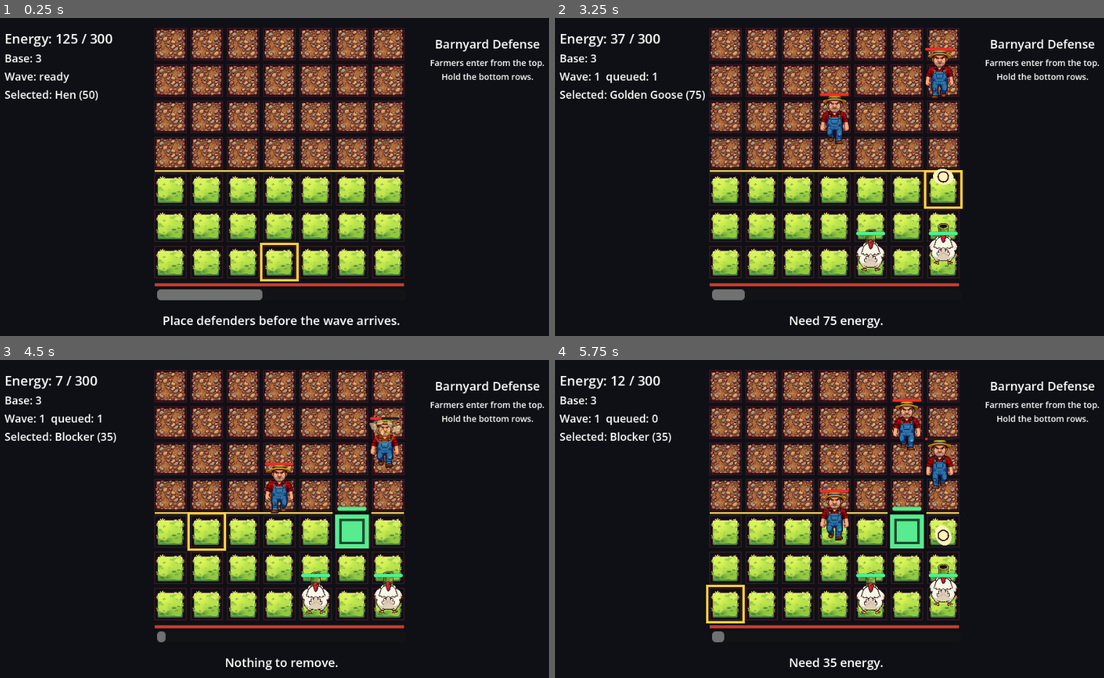
Above: before the commit, frames 1-4 (two rows, left to right).
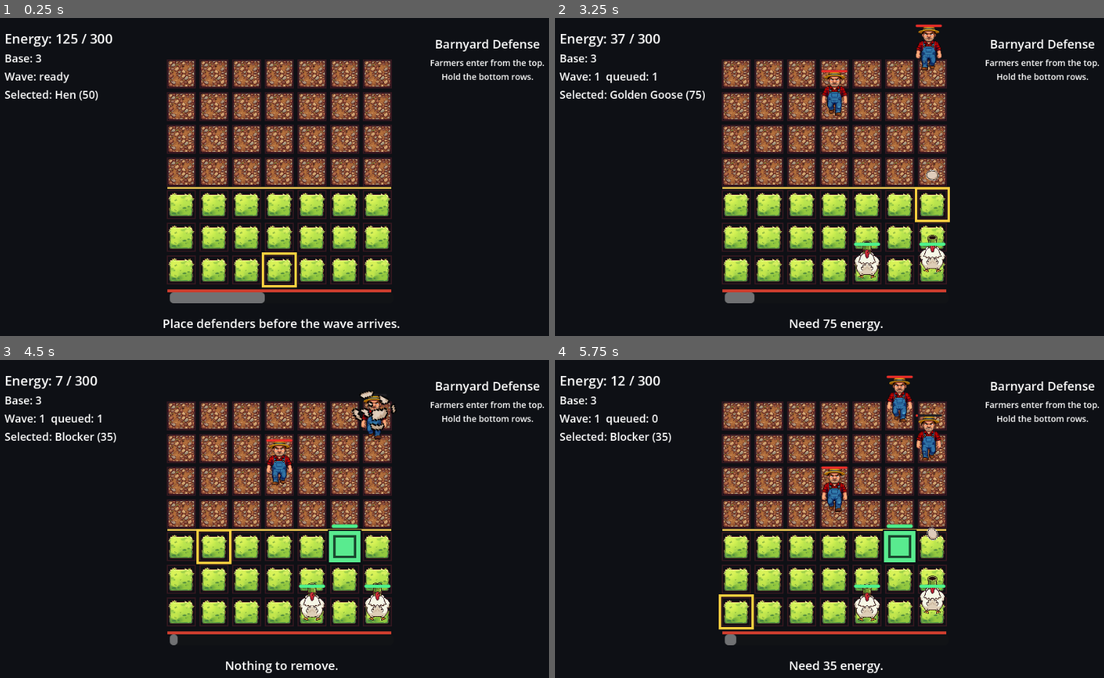
Above: after the commit, the same moments.

Repository: SummerEngine/template-2d-plants-and-zombies-tower-defense
Game: Godot game, scene res://main.tscn
Same seed, same stepped clock (60 frames per second), same inputs: the game is played once before the commit and once after it.
Inputs:
- Up to frame 1 (0.25 s): no input
- Up to frame 2 (3.25 s): tap Enter at 0.5 s; hold Right (move_right) 0.53-1.28 s; tap Space (primary) at 0.6, 1.55, 2.1, 3.05 s; hold Down (move_down) 1.28-2.03 s; tap Backspace (modifier) at 1.35 s; hold Right (move_right) 2.03-2.78 s; hold Up (move_up) from 2.78 s (still down); tap E (secondary) at 2.85 s
- Up to frame 3 (4.5 s): release Up (move_up) at 3.53 s; hold Left (move_left) from 3.53 s (still down); tap Tab at 3.6 s; tap Space (primary) at 3.8 s; tap Shift at 4.35 s
- Up to frame 4 (5.75 s): tap Space (primary) at 4.55, 5.1 s; release Left (move_left) at 5.03 s; hold Down (move_down) from 5.03 s (still down)

The runs differ from the first frame. In frame 1, 32% of the frame differs, in the area x 28-74%, y 3-98%; in frame 2, 32%; in frame 3, 32%; in frame 4, 32%.

Commit message:
Polish egg impact animation and grid layout

Diff:
--- /dev/null
+++ b/assets/summer/a6ed92e2-6167-49fc-b8bf-3b2446486ab3/2026-06-30/asset.summer.json
@@ -0,0 +1,64 @@
+{
+	"assetId": "a6ed92e2-6167-49fc-b8bf-3b2446486ab3",
+	"metadata": {
+		"downloadUrl": "https://res.cloudinary.com/dol86wsz1/image/upload/v1782830054/summer_animations/spritesheet-256-b1616d7f-c6f0-4fc3-83ba-4395cfb079fa.png",
+		"fileName": "spritesheet-256-b1616d7f-c6f0-4fc3-83ba-4395cfb079fa.png",
+		"filename": "spritesheet-256-b1616d7f-c6f0-4fc3-83ba-4395cfb079fa.png",
+		"id": "a6ed92e2-6167-49fc-b8bf-3b2446486ab3",
+		"metadata": {
+			"animationType": "custom",
+			"entrypoint": "api/art/animate",
+			"fps": 12.0,
+			"frameCount": 8.0,
+			"frameHeight": 217.0,
+			"frameWidth": 256.0,
+			"generatedAt": "2026-06-30T14:34:28.317Z",
+			"individualFrames": [
+				"https://res.cloudinary.com/dol86wsz1/image/upload/v1782830056/summer_animations/frames/frame-0-256-b1616d7f-c6f0-4fc3-83ba-4395cfb079fa.png",
+				"https://res.cloudinary.com/dol86wsz1/image/upload/v1782830057/summer_animations/frames/frame-1-256-b1616d7f-c6f0-4fc3-83ba-4395cfb079fa.png",
+				"https://res.cloudinary.com/dol86wsz1/image/upload/v1782830058/summer_animations/frames/frame-2-256-b1616d7f-c6f0-4fc3-83ba-4395cfb079fa.png",
+				"https://res.cloudinary.com/dol86wsz1/image/upload/v1782830058/summer_animations/frames/frame-3-256-b1616d7f-c6f0-4fc3-83ba-4395cfb079fa.png",
+				"https://res.cloudinary.com/dol86wsz1/image/upload/v1782830059/summer_animations/frames/frame-4-256-b1616d7f-c6f0-4fc3-83ba-4395cfb079fa.png",
+				"https://res.cloudinary.com/dol86wsz1/image/upload/v1782830060/summer_animations/frames/frame-5-256-b1616d7f-c6f0-4fc3-83ba-4395cfb079fa.png",
+				"https://res.cloudinary.com/dol86wsz1/image/upload/v1782830061/summer_animations/frames/frame-6-256-b1616d7f-c6f0-4fc3-83ba-4395cfb079fa.png",
+				"https://res.cloudinary.com/dol86wsz1/image/upload/v1782830061/summer_animations/frames/frame-7-256-b1616d7f-c6f0-4fc3-83ba-4395cfb079fa.png"
+			],
+			"jobId": "b1616d7f-c6f0-4fc3-83ba-4395cfb079fa",
+			"loop": true,
+			"originalFrameHeight": 336.0,
+			"originalFrameWidth": 396.0,
+			"originalFrames": [
+				"https://res.cloudinary.com/dol86wsz1/image/upload/v1782830062/summer_animations/frames-original/frame-0-396x336-b1616d7f-c6f0-4fc3-83ba-4395cfb079fa.png",
+				"https://res.cloudinary.com/dol86wsz1/image/upload/v1782830063/summer_animations/frames-original/frame-1-396x336-b1616d7f-c6f0-4fc3-83ba-4395cfb079fa.png",
+				"https://res.cloudinary.com/dol86wsz1/image/upload/v1782830064/summer_animations/frames-original/frame-2-396x336-b1616d7f-c6f0-4fc3-83ba-4395cfb079fa.png",
+				"https://res.cloudinary.com/dol86wsz1/image/upload/v1782830065/summer_animations/frames-original/frame-3-396x336-b1616d7f-c6f0-4fc3-83ba-4395cfb079fa.png",
+				"https://res.cloudinary.com/dol86wsz1/image/upload/v1782830065/summer_animations/frames-original/frame-4-396x336-b1616d7f-c6f0-4fc3-83ba-4395cfb079fa.png",
+				"https://res.cloudinary.com/dol86wsz1/image/upload/v1782830066/summer_animations/frames-original/frame-5-396x336-b1616d7f-c6f0-4fc3-83ba-4395cfb079fa.png",
+				"https://res.cloudinary.com/dol86wsz1/image/upload/v1782830067/summer_animations/frames-original/frame-6-396x336-b1616d7f-c6f0-4fc3-83ba-4395cfb079fa.png",
+				"https://res.cloudinary.com/dol86wsz1/image/upload/v1782830067/summer_animations/frames-original/frame-7-396x336-b1616d7f-c6f0-4fc3-83ba-4395cfb079fa.png"
+			],
+			"originalSpriteSheetUrl": "https://res.cloudinary.com/dol86wsz1/image/upload/v1782830055/summer_animations/spritesheet-396x336-b1616d7f-c6f0-4fc3-83ba-4395cfb079fa.png",
+			"rawGridUrl": "https://res.cloudinary.com/dol86wsz1/image/upload/v1782830028/summer_animations/raw/raw-grid-b1616d7f-c6f0-4fc3-83ba-4395cfb079fa.png",
+			"seed": 236207996.0,
+			"spriteSheetUrl": "https://res.cloudinary.com/dol86wsz1/image/upload/v1782830054/summer_animations/spritesheet-256-b1616d7f-c6f0-4fc3-83ba-4395cfb079fa.png",
+			"surface": "studio",
+			"type": "animation",
+			"version": "v6-spritesheet"
+		},
+		"name": "Custom Animation Game Asset",
+		"previewUrl": "https://res.cloudinary.com/dol86wsz1/image/upload/v1782830056/summer_animations/frames/frame-0-256-b1616d7f-c6f0-4fc3-83ba-4395cfb079fa.png",
+		"primary": true,
+		"thumbnailUrl": "https://res.cloudinary.com/dol86wsz1/image/upload/v1782830056/summer_animations/frames/frame-0-256-b1616d7f-c6f0-4fc3-83ba-4395cfb079fa.png",
+		"title": "Custom Animation Game Asset",
+		"type": "animation",
+		"url": "https://res.cloudinary.com/dol86wsz1/image/upload/v1782830054/summer_animations/spritesheet-256-b1616d7f-c6f0-4fc3-83ba-4395cfb079fa.png",
+		"version": "2026-06-30"
+	},
+	"name": "Custom Animation Game Asset",
+	"paths": [
+		"res://assets/summer/a6ed92e2-6167-49fc-b8bf-3b2446486ab3/2026-06-30/spritesheet-256-b1616d7f-c6f0-4fc3-83ba-4395cfb079fa.png"
+	],
+	"primaryPath": "res://assets/summer/a6ed92e2-6167-49fc-b8bf-3b2446486ab3/2026-06-30/spritesheet-256-b1616d7f-c6f0-4fc3-83ba-4395cfb079fa.png",
+	"source": "summer-studio",
+	"version": "2026-06-30"
+}
--- a/scripts/defense/chicken_defender.gd
+++ b/scripts/defense/chicken_defender.gd
@@ -1,9 +1,13 @@
 extends "res://scripts/defense/defender_base.gd"
 
 const CHICKEN_TEXTURE: Texture2D = preload("res://assets/art/chicken_rear_bazooka_defender.png")
+const EGG_ANIMATION_SHEET: Texture2D = preload("res://assets/summer/a6ed92e2-6167-49fc-b8bf-3b2446486ab3/2026-06-30/spritesheet-256-b1616d7f-c6f0-4fc3-83ba-4395cfb079fa.png")
 const EggShellBurstScript := preload("res://scripts/defense/egg_shell_burst_effect.gd")
 const PopEffectScript := preload("res://scripts/defense/pop_effect.gd")
 const EGG_THROW_DURATION := 0.38
+const EGG_PROJECTILE_SOURCE_REGION := Rect2(Vector2(67.0, 32.0), Vector2(122.0, 152.0))
+const EGG_PROJECTILE_WIDTH_RATIO := 2.0 / 5.0
+const EGG_CLOCKWISE_SPIN_RADIANS_PER_SECOND := 18.0
 const IDLE_BOUNCES_PER_SECOND := 0.65
 const IDLE_BOB_PIXELS := 0.65
 const IDLE_SQUASH_AMOUNT := 0.01
@@ -24,6 +28,7 @@
 var _pending_impact_position: Vector2 = Vector2.ZERO
 var _pending_impact_target: Node = null
 var _pending_impact_damage: int = 0
+var _last_projectile_angle: float = 0.0
 
 
 func _ready() -> void:
@@ -37,6 +42,8 @@
 
 func _process(delta: float) -> void:
 	_idle_time += delta
+	if _throw_time_left > 0.0:
+		_last_projectile_angle = _get_egg_projectile_angle()
 	_throw_time_left = maxf(0.0, _throw_time_left - delta)
 	_hit_time_left = maxf(0.0, _hit_time_left - delta)
 	_tick_pending_impact(delta)
@@ -58,6 +65,7 @@
 	_attack_timer = attack_interval
 	_throw_time_left = EGG_THROW_DURATION
 	_impact_time_left = EGG_THROW_DURATION
+	_last_projectile_angle = _get_egg_projectile_angle()
 	_pending_shell_burst = true
 	_pending_impact_position = target_position
 	_pending_impact_target = target
@@ -105,12 +113,32 @@
 	var ratio: float = 1.0 - clampf(_throw_time_left / EGG_THROW_DURATION, 0.0, 1.0)
 	var eased_ratio: float = 0.5 - cos(ratio * PI) * 0.5
 	var egg_position: Vector2 = _egg_start.lerp(_egg_end, eased_ratio)
-	var egg_angle: float = _idle_time * 18.0
+	var egg_angle: float = _last_projectile_angle
+	var egg_draw_size := _get_egg_projectile_draw_size()
 
 	draw_set_transform(egg_position, egg_angle, Vector2.ONE)
-	draw_ellipse(Vector2.ZERO, 12.0, 16.0, Color(1.0, 0.95, 0.74, 1.0), true)
-	draw_arc(Vector2.ZERO, 8.0, 0.0, TAU, 16, Color(0.22, 0.12, 0.08, 1.0), 2.0)
+	draw_texture_rect_region(
+		EGG_ANIMATION_SHEET,
+		Rect2(-egg_draw_size * 0.5, egg_draw_size),
+		EGG_PROJECTILE_SOURCE_REGION
+	)
 	draw_set_transform(Vector2.ZERO, 0.0, Vector2.ONE)
+
+
+func _get_egg_projectile_draw_size() -> Vector2:
+	var projectile_width := CHICKEN_DRAW_BASE_SIZE.x * EGG_PROJECTILE_WIDTH_RATIO
+	return Vector2(
+		projectile_width,
+		projectile_width * EGG_PROJECTILE_SOURCE_REGION.size.y / EGG_PROJECTILE_SOURCE_REGION.size.x
+	)
+
+
+func _get_egg_projectile_angle() -> float:
+	return _idle_time * EGG_CLOCKWISE_SPIN_RADIANS_PER_SECOND
+
+
+func _get_last_projectile_angle() -> float:
+	return _last_projectile_angle
 
 
 func _draw_health_bar() -> void:
@@ -166,12 +194,13 @@
 
 	_pending_impact_target = null
 	_pending_impact_damage = 0
-	_spawn_shell_burst(impact_position)
-
-
-func _spawn_shell_burst(spawn_position: Vector2) -> void:
+	_spawn_shell_burst(impact_position, _last_projectile_angle)
+
+
+func _spawn_shell_burst(spawn_position: Vector2, impact_rotation: float) -> void:
 	var shell_burst: Node2D = EggShellBurstScript.new()
 	_add_effect(shell_burst, spawn_position)
+	shell_burst.global_rotation = impact_rotation
 
 
 func _add_effect(effect: Node2D, spawn_position: Vector2) -> void:
--- a/scripts/defense/egg_shell_burst_effect.gd
+++ b/scripts/defense/egg_shell_burst_effect.gd
@@ -1,16 +1,14 @@
 class_name EggShellBurstEffect
 extends Node2D
 
-const GRAVITY := 58.0
-const SHARDS: Array[Dictionary] = [
-	{"velocity": Vector2(-42, -58), "size": Vector2(9, 6), "spin": -5.4},
-	{"velocity": Vector2(-18, -72), "size": Vector2(7, 5), "spin": 6.2},
-	{"velocity": Vector2(20, -68), "size": Vector2(8, 5), "spin": -4.8},
-	{"velocity": Vector2(45, -48), "size": Vector2(10, 6), "spin": 5.8},
-	{"velocity": Vector2(-8, -34), "size": Vector2(6, 4), "spin": 3.6},
-]
+const EGG_ANIMATION_SHEET: Texture2D = preload("res://assets/summer/a6ed92e2-6167-49fc-b8bf-3b2446486ab3/2026-06-30/spritesheet-256-b1616d7f-c6f0-4fc3-83ba-4395cfb079fa.png")
+const FRAME_SIZE := Vector2(256.0, 217.0)
+const IMPACT_START_FRAME := 1
+const IMPACT_FRAME_COUNT := 7
+const FRAMES_PER_SECOND := 12.0
+const IMPACT_DRAW_SIZE := Vector2(118.0, 100.0)
 
-@export var lifetime: float = 0.42
+@export var lifetime: float = float(IMPACT_FRAME_COUNT) / FRAMES_PER_SECOND
 
 var _age: float = 0.0
 
@@ -30,34 +28,15 @@
 
 
 func _draw() -> void:
-	var ratio: float = clampf(_age / lifetime, 0.0, 1.0)
-	var alpha: float = 1.0 - ratio
-	var yolk_color := Color(1.0, 0.72, 0.12, 0.42 * alpha)
-	var shell_color := Color(1.0, 0.94, 0.74, alpha)
-	var shell_outline := Color(0.26, 0.14, 0.08, 0.82 * alpha)
-
-	draw_circle(Vector2.ZERO, lerpf(5.0, 17.0, ratio), yolk_color)
-	draw_arc(Vector2.ZERO, lerpf(8.0, 24.0, ratio), 0.0, TAU, 20, Color(1.0, 0.86, 0.24, 0.55 * alpha), 2.0)
-
-	for shard in SHARDS:
-		var velocity: Vector2 = shard["velocity"]
-		var size: Vector2 = shard["size"]
-		var position := velocity * ratio + Vector2(0.0, GRAVITY * ratio * ratio)
-		var rotation := float(shard["spin"]) * ratio
-		_draw_shell_shard(position, size, rotation, shell_color, shell_outline)
+	var frame_index := _get_current_frame_index()
+	var frame_region := Rect2(Vector2(FRAME_SIZE.x * float(frame_index), 0.0), FRAME_SIZE)
+	draw_texture_rect_region(
+		EGG_ANIMATION_SHEET,
+		Rect2(-IMPACT_DRAW_SIZE * 0.5, IMPACT_DRAW_SIZE),
+		frame_region
+	)
 
 
-func _draw_shell_shard(position: Vector2, size: Vector2, rotation: float, fill: Color, outline: Color) -> void:
-	var points := PackedVector2Array([
-		Vector2(-size.x, -size.y * 0.35),
-		Vector2(-size.x * 0.15, -size.y),
-		Vector2(size.x, -size.y * 0.2),
-		Vector2(size.x * 0.25, size.y),
-		Vector2(-size.x * 0.65, size.y * 0.55),
-	])
-
-	draw_set_transform(position, rotation, Vector2.ONE)
-	draw_colored_polygon(points, fill)
-	for index in range(points.size()):
-		draw_line(points[index], points[(index + 1) % points.size()], outline, 1.4)
-	draw_set_transform(Vector2.ZERO, 0.0, Vector2.ONE)
+func _get_current_frame_index() -> int:
+	var local_frame := clampi(int(floorf(_age * FRAMES_PER_SECOND)), 0, IMPACT_FRAME_COUNT - 1)
+	return IMPACT_START_FRAME + local_frame
--- a/scripts/defense/enemy_base.gd
+++ b/scripts/defense/enemy_base.gd
@@ -206,15 +206,38 @@
 		_redraw_health()
 		return
 
+	var lane_position: Vector2 = grid.call("get_enemy_spawn_position", lane)
+	if global_position.y < previous_board_rect.position.y:
+		var previous_spawn_y := _get_spawn_y_for_board(previous_board_rect)
+		var approach_progress := 1.0
+		if previous_board_rect.position.y > previous_spawn_y:
+			approach_progress = clampf(
+				(global_position.y - previous_spawn_y) / (previous_board_rect.position.y - previous_spawn_y),
+				0.0,
+				1.0
+			)
+		global_position = Vector2(
+			lane_position.x,
+			lerpf(lane_position.y, current_board_rect.position.y, approach_progress)
+		)
+		grid.call("apply_depth_sort", self)
+		_redraw_health()
+		return
+
 	var progress := clampf(
 		(global_position.y - previous_board_rect.position.y) / previous_board_rect.size.y,
 		0.0,
 		1.0
 	)
-	var lane_position: Vector2 = grid.call("get_enemy_spawn_position", lane)
 	global_position = Vector2(
 		lane_position.x,
 		lerpf(current_board_rect.position.y, current_board_rect.end.y, progress)
 	)
 	grid.call("apply_depth_sort", self)
 	_redraw_health()
+
+
+func _get_spawn_y_for_board(board_rect: Rect2) -> float:
+	var previous_cell_height := (board_rect.size.y + float(grid.get("cell_gap"))) / float(grid.get("rows"))
+	var spawn_row_offset := float(grid.get("enemy_spawn_row_offset"))
+	return board_rect.position.y + spawn_row_offset * previous_cell_height + (previous_cell_height - float(grid.get("cell_gap"))) * 0.5
--- a/scripts/defense/lane_grid.gd
+++ b/scripts/defense/lane_grid.gd
@@ -12,6 +12,7 @@
 @export var cell_size: Vector2 = Vector2(56, 56)
 @export var cell_gap: float = 8.0
 @export var placement_start_row: int = 4
+@export var enemy_spawn_row_offset: int = -1
 @export var actor_base_cell_size: float = 56.0
 @export var player_domain_tile_texture: Texture2D = GRASS_TILE_TEXTURE
 @export var farmer_domain_tile_texture: Texture2D = PEBBLE_TILE_TEXTURE
@@ -89,7 +90,7 @@
 
 
 func get_default_cursor_cell() -> Vector2i:
-	return Vector2i(int(columns / 2), rows - 1)
+	return Vector2i(int(float(columns) / 2.0), rows - 1)
 
 
 func can_place_at(cell: Vector2i) -> bool:
@@ -121,21 +122,27 @@
 	actor.scale = Vector2(actor_scale, actor_scale)
 
 
+func get_enemy_spawn_cell_rect(lane: int) -> Rect2:
+	var column := clampi(lane, 0, columns - 1)
+	return Rect2(
+		origin + Vector2(column * cell_size.x, enemy_spawn_row_offset * cell_size.y),
+		cell_size - Vector2(cell_gap, cell_gap)
+	)
+
+
 func get_enemy_spawn_position(lane: int) -> Vector2:
-	var column := clampi(lane, 0, columns - 1)
 	var board_rect := get_board_rect()
-	var lane_position := grid_to_world(Vector2i(column, 0))
+	var spawn_rect := get_enemy_spawn_cell_rect(lane)
 	var actor_scale := get_actor_scale()
 	var enemy_half_width := 29.0 * actor_scale
-	var enemy_top_clearance := 58.0 * actor_scale
 	var safe_inset := 1.0
 	return Vector2(
 		clampf(
-			lane_position.x,
+			spawn_rect.get_center().x,
 			board_rect.position.x + enemy_half_width + safe_inset,
 			board_rect.end.x - enemy_half_width - safe_inset
 		),
-		board_rect.position.y + enemy_top_clearance + safe_inset
+		spawn_rect.get_center().y
 	)
 
 
@@ -264,20 +271,25 @@
 
 	var energy_height := 18.0 if wide else 16.0
 	var message_height := 50.0 if wide else 46.0
-	var bottom_reserved := energy_height + message_height + 20.0
+	var bottom_reserved := maxf(energy_height + message_height + 20.0, viewport_size.y * 0.16)
 	var available_height := maxf(float(rows) * 20.0, viewport_size.y - top_reserved - bottom_reserved)
-	var total_size: float = minf(horizontal_grid_space, available_height)
-	var side: float = floorf(total_size / float(columns))
+	var virtual_top_rows := maxf(0.0, -float(enemy_spawn_row_offset))
+	var vertical_cell_count := float(rows) + virtual_top_rows
+	var max_play_area_height := minf(available_height, viewport_size.y * 0.80)
+	var side_from_width := horizontal_grid_space / float(columns)
+	var side_from_height := max_play_area_height / vertical_cell_count
+	var side: float = floorf(minf(side_from_width, side_from_height))
 	var min_side: float = 42.0
 	if viewport_size.x < 520.0 or viewport_size.y < 540.0:
 		min_side = 24.0
 	if viewport_size.x < 460.0 or viewport_size.y < 420.0:
 		min_side = 20.0
 	side = maxf(side, min_side)
+	var play_area_height := side * vertical_cell_count - cell_gap
 	cell_size = Vector2(side, side)
 	origin = Vector2(
 		maxf(10.0, (viewport_size.x - side * float(columns)) * 0.5),
-		maxf(10.0, top_reserved + (available_height - side * float(rows)) * 0.5)
+		maxf(10.0, top_reserved + (available_height - play_area_height) * 0.5 + virtual_top_rows * side)
 	)
 	cursor_cell = clamp_placement_cell(cursor_cell)
 	_reposition_occupied_defenders()
--- a/tests/grid_resize_alignment_test.gd
+++ b/tests/grid_resize_alignment_test.gd
@@ -37,6 +37,17 @@
 	enemy.global_position.y = start_board_rect.position.y + start_board_rect.size.y * 0.45
 	var enemy_progress := _vertical_progress(start_board_rect, enemy.global_position.y)
 
+	var approaching_enemy: Node2D = EnemyScript.new()
+	enemies.add_child(approaching_enemy)
+	approaching_enemy.call("configure", grid, 4, 1)
+	var approaching_spawn_position: Vector2 = grid.call("get_enemy_spawn_position", 4)
+	approaching_enemy.global_position.y = lerpf(approaching_spawn_position.y, start_board_rect.position.y, 0.35)
+	var approaching_progress := _approach_progress(
+		approaching_spawn_position.y,
+		start_board_rect.position.y,
+		approaching_enemy.global_position.y
+	)
+
 	grid.call("_fit_to_viewport", Vector2(480, 640))
 	var resized_actor_scale: float = grid.call("get_actor_scale")
 
@@ -61,6 +72,18 @@
 		_fail("Enemy did not rescale with the grid cell after resize.")
 		return
 
+	var expected_approaching_spawn_position: Vector2 = grid.call("get_enemy_spawn_position", 4)
+	var expected_approaching_y := lerpf(expected_approaching_spawn_position.y, resized_board_rect.position.y, approaching_progress)
+	if absf(approaching_enemy.global_position.x - expected_approaching_spawn_position.x) > 0.1:
+		_fail("Approaching enemy did not stay aligned to its lane after resize.")
+		return
+	if absf(approaching_enemy.global_position.y - expected_approaching_y) > 0.1:
+		_fail("Approaching enemy did not preserve off-grid approach progress after resize.")
+		return
+	if absf(approaching_enemy.scale.x - resized_actor_scale) > 0.001 or absf(approaching_enemy.scale.y - resized_actor_scale) > 0.001:
+		_fail("Approaching enemy did not rescale with the grid cell after resize.")
+		return
+
 	print("grid_resize_alignment_test: passed")
 	quit(0)
 
@@ -69,6 +92,13 @@
 	return clampf((y_position - board_rect.position.y) / board_rect.size.y, 0.0, 1.0)
 
 
+func _approach_progress(spawn_y: float, board_top_y: float, y_position: float) -> float:
+	if board_top_y <= spawn_y:
+		return 1.0
+
+	return clampf((y_position - spawn_y) / (board_top_y - spawn_y), 0.0, 1.0)
+
+
 func _fail(message: String) -> void:
 	push_error(message)
 	quit(1)
--- a/tests/lane_defense_smoke_test.gd
+++ b/tests/lane_defense_smoke_test.gd
@@ -79,8 +79,8 @@
 		enemies.add_child(enemy)
 		enemy.call("configure", grid, int(hen.get("lane")), 1)
 		enemy.defeated.connect(Callable(game, "_on_enemy_defeated"))
-		if not _enemy_spawn_is_inside_grid(grid, enemy.global_position):
-			return _fail("Expected enemy to spawn fully inside the grid.")
+		if not _enemy_spawn_uses_virtual_top_row(grid, enemy.global_position, int(enemy.get("lane"))):
+			return _fail("Expected enemy to spawn one row above the grid.")
 		var enemy_start_y := enemy.global_position.y
 		var enemy_walk_time_before := float(enemy.get("_walk_time"))
 		var enemy_frame_before := int(enemy.call("_get_walk_frame_index"))
@@ -102,6 +102,18 @@
 		var egg_end: Vector2 = hen.get("_egg_end")
 		if absf(egg_start.x - egg_end.x) > 0.01:
 			return _fail("Expected bazooka egg shot to travel straight upward.")
+		var idle_time_before := float(hen.get("_idle_time"))
+		hen.set("_idle_time", 0.0)
+		var chicken_draw_rect: Rect2 = hen.call("_get_chicken_draw_rect")
+		var egg_projectile_size: Vector2 = hen.call("_get_egg_projectile_draw_size")
+		var egg_angle_before := float(hen.call("_get_egg_projectile_angle"))
+		hen.set("_idle_time", 0.1)
+		var egg_angle_after := float(hen.call("_get_egg_projectile_angle"))
+		hen.set("_idle_time", idle_time_before)
+		if absf(egg_projectile_size.x - chicken_draw_rect.size.x * 0.4) > 0.01:
+			return _fail("Expected flying egg width to be two fifths of the hen width.")
+		if egg_angle_after <= egg_angle_before:
+			return _fail("Expected flying egg sprite angle to advance clockwise while traveling.")
 		if not bool(hen.get("_pending_shell_burst")):
 			return _fail("Expected egg impact to queue broken shell VFX.")
 		var shell_bursts_before := _count_egg_shell_bursts(root)
@@ -110,6 +122,15 @@
 			return _fail("Expected enemy damage to land at the same time as broken shell VFX.")
 		if _count_egg_shell_bursts(root) <= shell_bursts_before:
 			return _fail("Expected broken egg shell VFX to spawn at impact time.")
+		var shell_burst := _find_egg_shell_burst(root)
+		if shell_burst == null:
+			return _fail("Expected broken egg shell VFX instance to be inspectable.")
+		var expected_burst_rotation := float(hen.call("_get_last_projectile_angle"))
+		var burst_rotation_delta := absf(wrapf(shell_burst.global_rotation - expected_burst_rotation, -PI, PI))
+		if burst_rotation_delta > 0.01:
+			return _fail("Expected broken egg shell VFX to keep the egg projectile rotation from impact.")
+		if int(shell_burst.call("_get_current_frame_index")) != 1:
+			return _fail("Expected broken egg shell VFX to start after the whole-egg projectile frame.")
 
 	if frames == 64:
 		if enemies.get_child_count() == 0:
@@ -153,12 +174,17 @@
 	return true
 
 
-func _enemy_spawn_is_inside_grid(grid: Node, enemy_position: Vector2) -> bool:
+func _enemy_spawn_uses_virtual_top_row(grid: Node, enemy_position: Vector2, lane: int) -> bool:
 	var board_rect: Rect2 = grid.call("get_board_rect")
 	var actor_scale: float = grid.call("get_actor_scale")
-	var enemy_top_left := enemy_position - Vector2(29.0, 58.0) * actor_scale
-	var enemy_bottom_right := enemy_position + Vector2(29.0, 36.0) * actor_scale
-	return board_rect.has_point(enemy_top_left) and board_rect.has_point(enemy_bottom_right)
+	var expected_spawn_position: Vector2 = grid.call("get_enemy_spawn_position", lane)
+	var enemy_half_width := 29.0 * actor_scale
+	return (
+		enemy_position.distance_to(expected_spawn_position) <= 0.1
+		and enemy_position.y < board_rect.position.y
+		and enemy_position.x - enemy_half_width >= board_rect.position.x
+		and enemy_position.x + enemy_half_width <= board_rect.end.x
+	)
 
 
 func _defender_visual_bottom_stays_inside_cell(grid: Node, defender: Node) -> bool:
@@ -195,3 +221,14 @@
 			count += 1
 		count += _count_egg_shell_bursts(child)
 	return count
+
+
+func _find_egg_shell_burst(parent: Node) -> Node:
+	for child in parent.get_children():
+		if child.get_script() == EggShellBurstScript:
+			return child
+		var nested := _find_egg_shell_burst(child)
+		if nested != null:
+			return nested
+
+	return null
--- a/tests/responsive_layout_smoke_test.gd
+++ b/tests/responsive_layout_smoke_test.gd
@@ -5,6 +5,8 @@
 	{"name": "medium", "size": Vector2i(640, 480), "right_panel_visible": false},
 	{"name": "portrait", "size": Vector2i(480, 640), "right_panel_visible": false},
 ]
+const MAX_BOARD_HEIGHT_RATIO := 0.72
+const MAX_APPROACH_HEIGHT_RATIO := 0.80
 
 var case_index: int = -1
 var frames: int = 0
@@ -85,8 +87,17 @@
 	if columns != 7 or rows != 7:
 		return _fail("%s expected a 7 by 7 grid." % case_name)
 	var board_rect := Rect2(origin, Vector2(cell_size.x * columns, cell_size.y * rows))
+	var drawn_board_rect := Rect2(origin, Vector2(cell_size.x * columns - 8.0, cell_size.y * rows - 8.0))
+	var first_spawn_rect: Rect2 = grid.call("get_enemy_spawn_cell_rect", 0)
+	var approach_top_y := minf(first_spawn_rect.position.y, drawn_board_rect.position.y)
+	var approach_height_ratio := (drawn_board_rect.end.y - approach_top_y) / viewport_size.y
+	var board_height_ratio := drawn_board_rect.size.y / viewport_size.y
 	if not _rect_inside(board_rect, viewport_rect.grow(8.0)):
 		return _fail("%s board does not fit inside the viewport." % case_name)
+	if board_height_ratio > MAX_BOARD_HEIGHT_RATIO:
+		return _fail("%s board uses too much viewport height." % case_name)
+	if approach_height_ratio > MAX_APPROACH_HEIGHT_RATIO:
+		return _fail("%s board plus virtual spawn row uses too much viewport height." % case_name)
 	if board_rect.intersects(top_left_rect):
 		return _fail("%s top-left HUD overlaps the board." % case_name)
 	if board_rect.intersects(energy_meter_rect):
@@ -115,12 +126,14 @@
 	for lane in range(columns):
 		var actor_scale: float = grid.call("get_actor_scale")
 		var enemy_position: Vector2 = grid.call("get_enemy_spawn_position", lane)
-		var enemy_rect := Rect2(
-			enemy_position - Vector2(29.0, 58.0) * actor_scale,
-			Vector2(58.0, 94.0) * actor_scale
-		)
-		if not _rect_inside(enemy_rect, Rect2(origin, Vector2(cell_size.x * columns - 8.0, cell_size.y * rows - 8.0))):
-			return _fail("%s enemy spawn for lane %s is outside the grid." % [case_name, lane])
+		var spawn_rect: Rect2 = grid.call("get_enemy_spawn_cell_rect", lane)
+		var enemy_half_width := 29.0 * actor_scale
+		if not spawn_rect.grow(1.0).has_point(enemy_position):
+			return _fail("%s enemy spawn for lane %s is not in the virtual top row." % [case_name, lane])
+		if enemy_position.y >= origin.y:
+			return _fail("%s enemy spawn for lane %s should be above the grid." % [case_name, lane])
+		if enemy_position.x - enemy_half_width < origin.x or enemy_position.x + enemy_half_width > origin.x + cell_size.x * columns - 8.0:
+			return _fail("%s enemy spawn for lane %s is horizontally outside the grid." % [case_name, lane])
 
 	return true
 
Binary file added: assets/summer/a6ed92e2-6167-49fc-b8bf-3b2446486ab3/2026-06-30/spritesheet-256-b1616d7f-c6f0-4fc3-83ba-4395cfb079fa.png
Not shown, added: assets/summer/a6ed92e2-6167-49fc-b8bf-3b2446486ab3/2026-06-30/spritesheet-256-b1616d7f-c6f0-4fc3-83ba-4395cfb079fa.png.import
